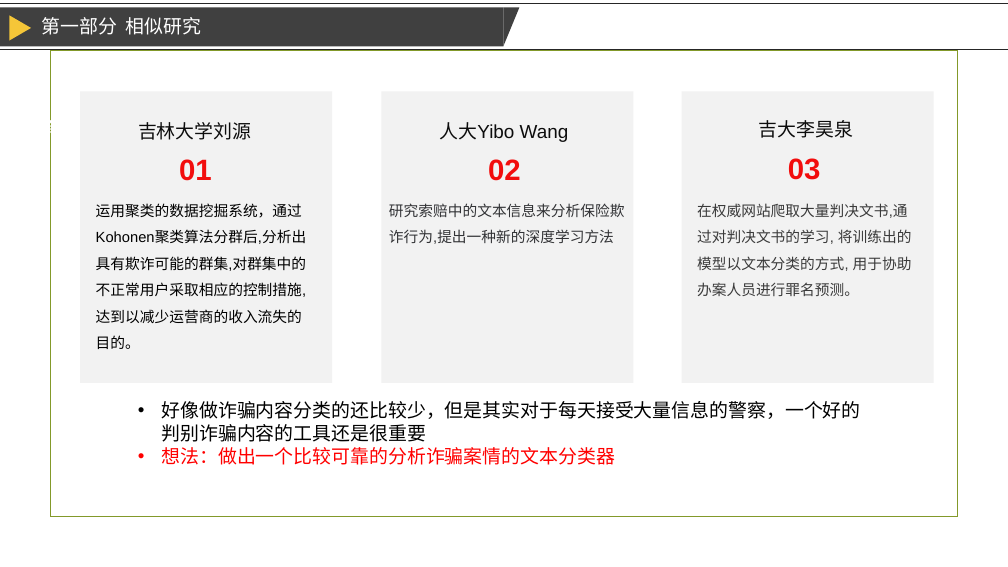
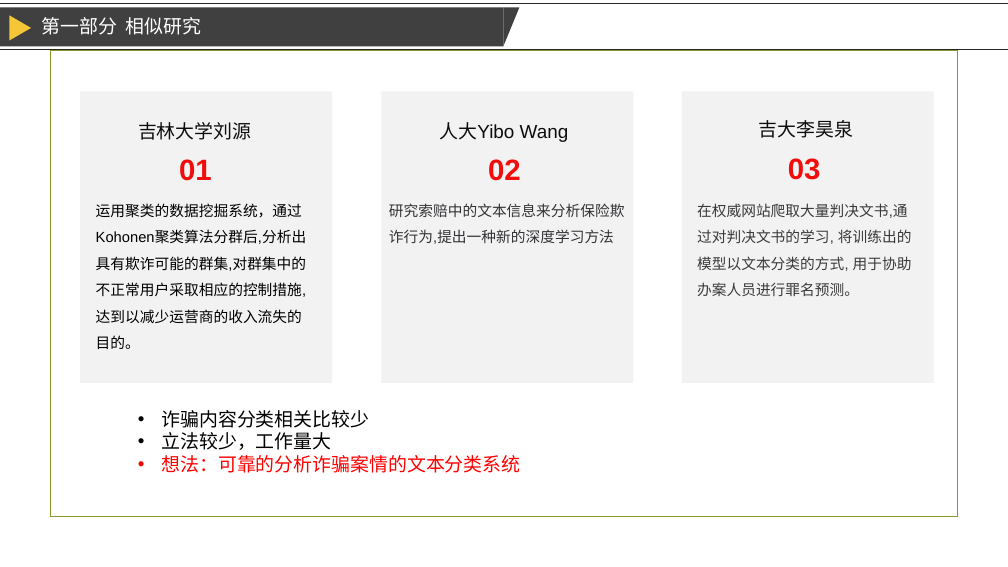
Before and after one commit to duhhhh1/Anti_fraud_text, a slide deck: slide 5 of 立项.pptx. Drawn at 1008x567 pixels with LibreOffice and Linux fonts; fonts in the diff are those of the drawing; background and template pictures are left out. Boxes give left, top, right and bottom in pixels: in the first picture for what was removed or moved away, otherwise in the second. Text is boxed around its words. In the diff, an @@ line names an element or a change of style, - is before the commit and + after.

```diff
--- a/立项.pptx
+++ b/立项.pptx
@@ text at (x1=161, y1=410, x2=520, y2=473): text changed @@
-• 好像做诈骗内容分类的还比较少，但是其实对于每天接受大量信息的警察，一个好的判别诈骗内容的工具还是很重要
-• 想法：做出一个比较可靠的分析诈骗案情的文本分类器
+• 诈骗内容分类相关比较少
+• 立法较少，工作量大
+• 想法：可靠的分析诈骗案情的文本分类系统
```
Also in this commit, not shown: 2 other slides changed, 1 other file.
